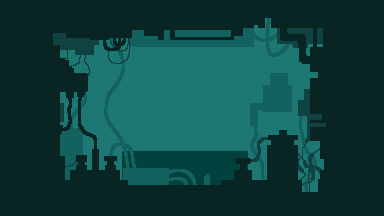
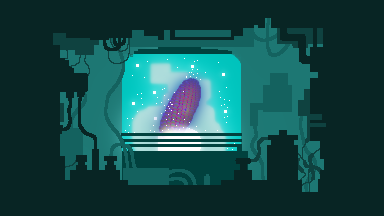
Before/after of a 384×216 layered artwork. What changed in the layer stack:
painted on "New #2" over [121, 47, 242, 151]
added layer "New #8" above "New #12" over [123, 55, 236, 151]
added layer "New #12" above "Pasted Layer #2" over [125, 58, 235, 150]
added layer "Pasted Layer #2" (difference) above "Pasted Layer #1" over [141, 72, 221, 151]
added layer "Pasted Layer #1" (difference) above "Pasted Layer" over [157, 77, 202, 144]
added layer "New #7" above "New #6" over [132, 64, 227, 151]
added layer "New #6" above "New #9" over [99, 47, 257, 179]
added layer "New #9" (color dodge) above "New #5" over [99, 47, 257, 179]
renamed "Background" to "New #5", painted on it over [99, 47, 257, 179]
added layer "New #4" above "Background" over [122, 54, 241, 151]
added layer "Background" over [99, 47, 257, 179]
